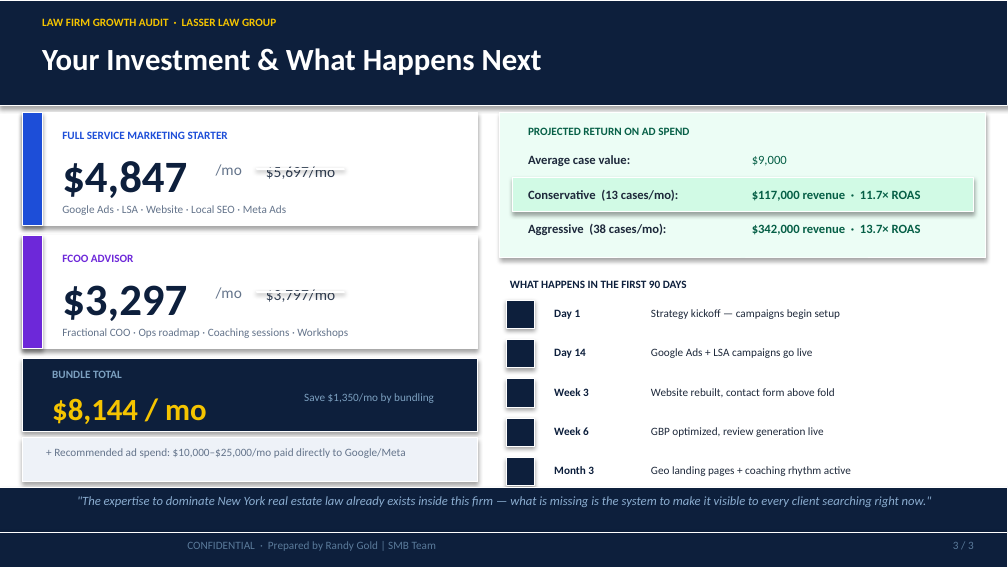
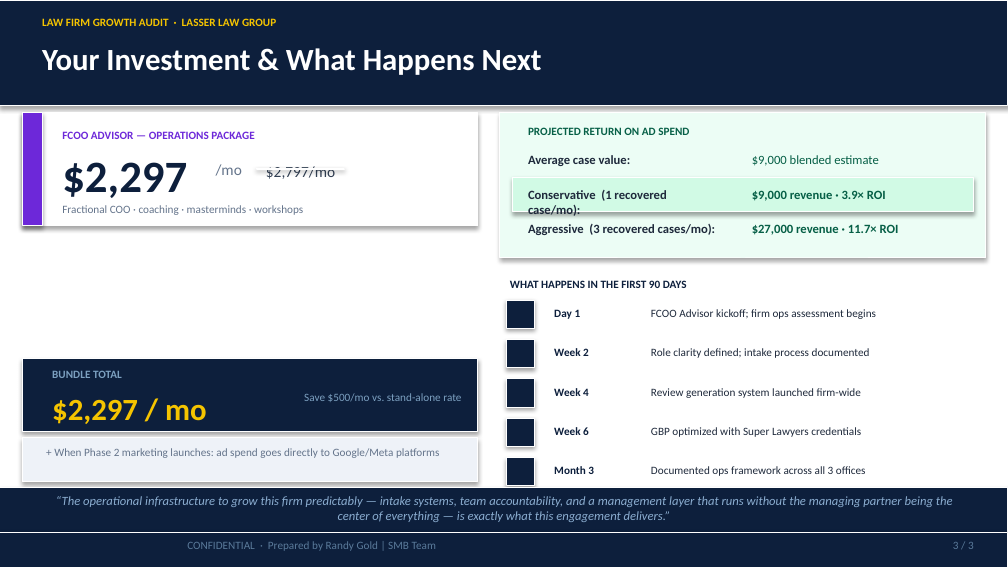
Before and after one commit to SMB-Team-Technology/workwith-smbteam, a slide deck: slide 3 of lasser-law-group/LasserLawGroup_June2_2026_Proposal.pptx. Drawn at 1008x567 pixels with LibreOffice and Linux fonts; fonts in the diff are those of the drawing. Boxes give left, top, right and bottom in pixels: in the first picture for what was removed or moved away, otherwise in the second. Text is boxed around its words. In the diff, an @@ line names an element or a change of style, - is before the commit and + after.

```diff
--- a/lasser-law-group/LasserLawGroup_June2_2026_Proposal.pptx
+++ b/lasser-law-group/LasserLawGroup_June2_2026_Proposal.pptx
@@ rectangle at (22, 113, 42, 226): fill #1D4ED8 to #6D28D9 @@
@@ text at (62, 131, 254, 139): text changed @@
-FCOO ADVISOR
+FCOO ADVISOR — OPERATIONS PACKAGE
@@ text removed at (62, 131, 228, 139) @@
-FULL SERVICE MARKETING STARTER
@@ text at (62, 162, 187, 198): text changed @@
-$4,847
+$2,297
@@ text at (266, 166, 335, 179): text changed @@
-$5,697/mo
+$2,797/mo
@@ text at (752, 155, 878, 166): text changed @@
-$9,000
+$9,000 blended estimate
@@ text at (62, 205, 303, 215): text changed @@
-Fractional COO · Ops roadmap · Coaching sessions · Workshops
+Fractional COO · coaching · masterminds · workshops
@@ text removed at (62, 205, 286, 215) @@
-Google Ads · LSA · Website · Local SEO · Meta Ads
@@ text at (528, 190, 666, 216): text changed @@
-Conservative (13 cases/mo):
+Conservative (1 recovered case/mo):
@@ text at (752, 190, 886, 201): text changed @@
-$342,000 revenue · 13.7× ROAS
+$9,000 revenue · 3.9× ROI
@@ rectangle removed at (22, 236, 478, 349) @@
@@ rectangle removed at (22, 236, 42, 349) @@
@@ text at (528, 224, 715, 235): text changed @@
-Aggressive (38 cases/mo):
+Aggressive (3 recovered cases/mo):
@@ text at (752, 224, 899, 235): text changed @@
-$117,000 revenue · 11.7× ROAS
+$27,000 revenue · 11.7× ROI
@@ text removed at (62, 285, 187, 321) @@
-$3,297
@@ text removed at (216, 287, 242, 299) @@
-/mo
@@ rectangle removed at (256, 291, 345, 292) @@
@@ text removed at (266, 289, 335, 302) @@
-$3,797/mo
@@ text at (651, 309, 876, 319): text changed @@
-Strategy kickoff — campaigns begin setup
+FCOO Advisor kickoff; firm ops assessment begins
@@ text at (554, 348, 589, 356): text changed @@
-Day 14
+Week 2
@@ text at (651, 348, 870, 358): text changed @@
-Google Ads + LSA campaigns go live
+Role clarity defined; intake process documented
@@ text at (554, 388, 589, 396): text changed @@
-Week 3
+Week 4
@@ text at (651, 388, 861, 398): text changed @@
-Website rebuilt, contact form above fold
+Review generation system launched firm-wide
@@ text at (52, 400, 207, 424): text changed @@
-$8,144 / mo
+$2,297 / mo
@@ text at (304, 393, 461, 402): text changed @@
-Save $1,350/mo by bundling
+Save $500/mo vs. stand-alone rate
@@ text at (54, 448, 440, 458): text changed @@
-+ Recommended ad spend: $10,000–$25,000/mo paid directly to Google/Meta
++ When Phase 2 marketing launches: ad spend goes directly to Google/Meta platforms
@@ text at (651, 427, 861, 437): text changed @@
-GBP optimized, review generation live
+GBP optimized with Super Lawyers credentials
@@ text at (651, 466, 866, 476): text changed @@
-Geo landing pages + coaching rhythm active
+Documented ops framework across all 3 offices
@@ text at (56, 496, 953, 522): text changed @@
-"The expertise to dominate New York real estate law already exists inside this firm — what is missing is the system to make it visible to every client searching right now."
+“The operational infrastructure to grow this firm predictably — intake systems, team accountability, and a management layer that runs without the managing partner being the center of everything — is exactly what this engagement delivers.”
```
Also in this commit, not shown: 1 other slide changed, 1 other file.
